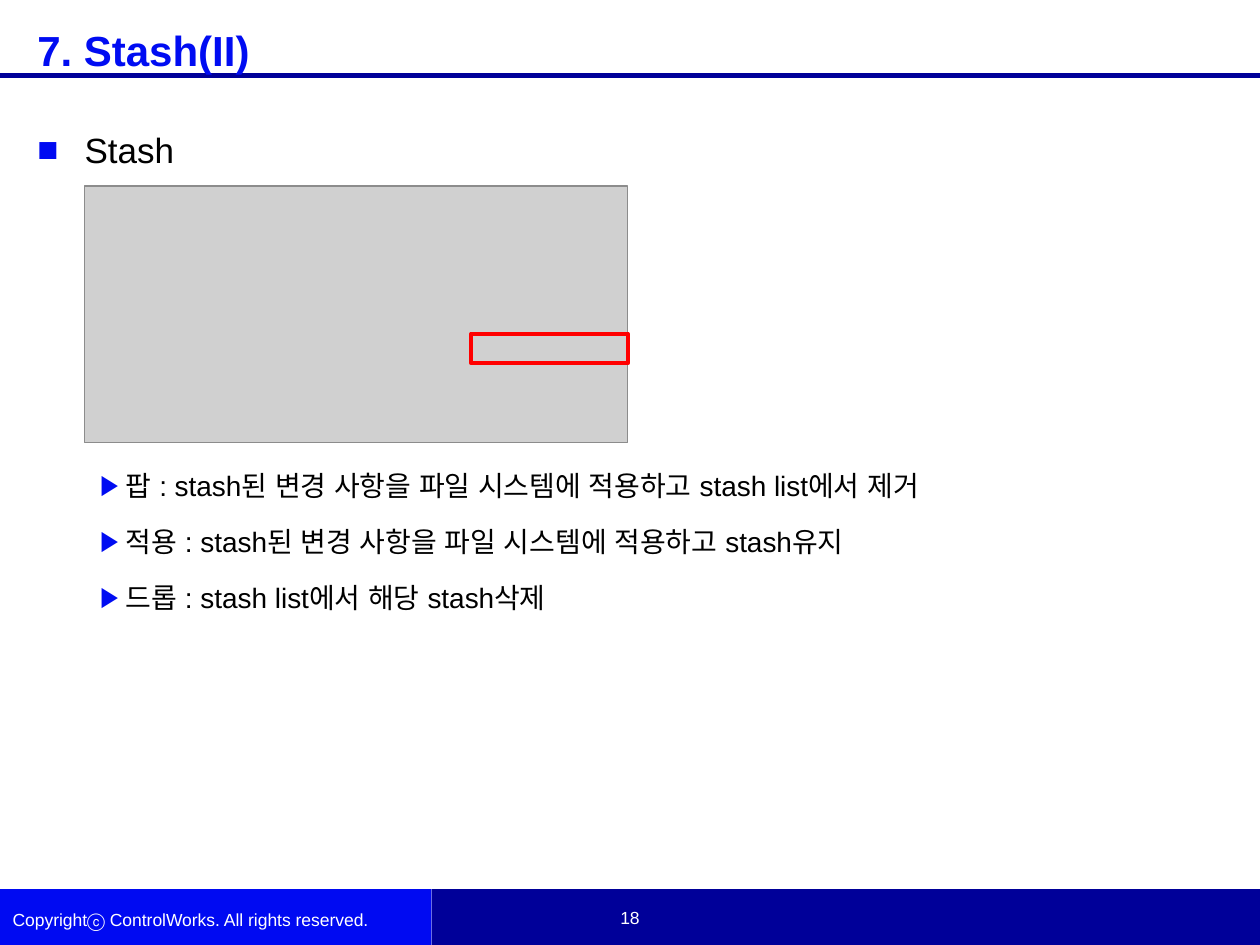
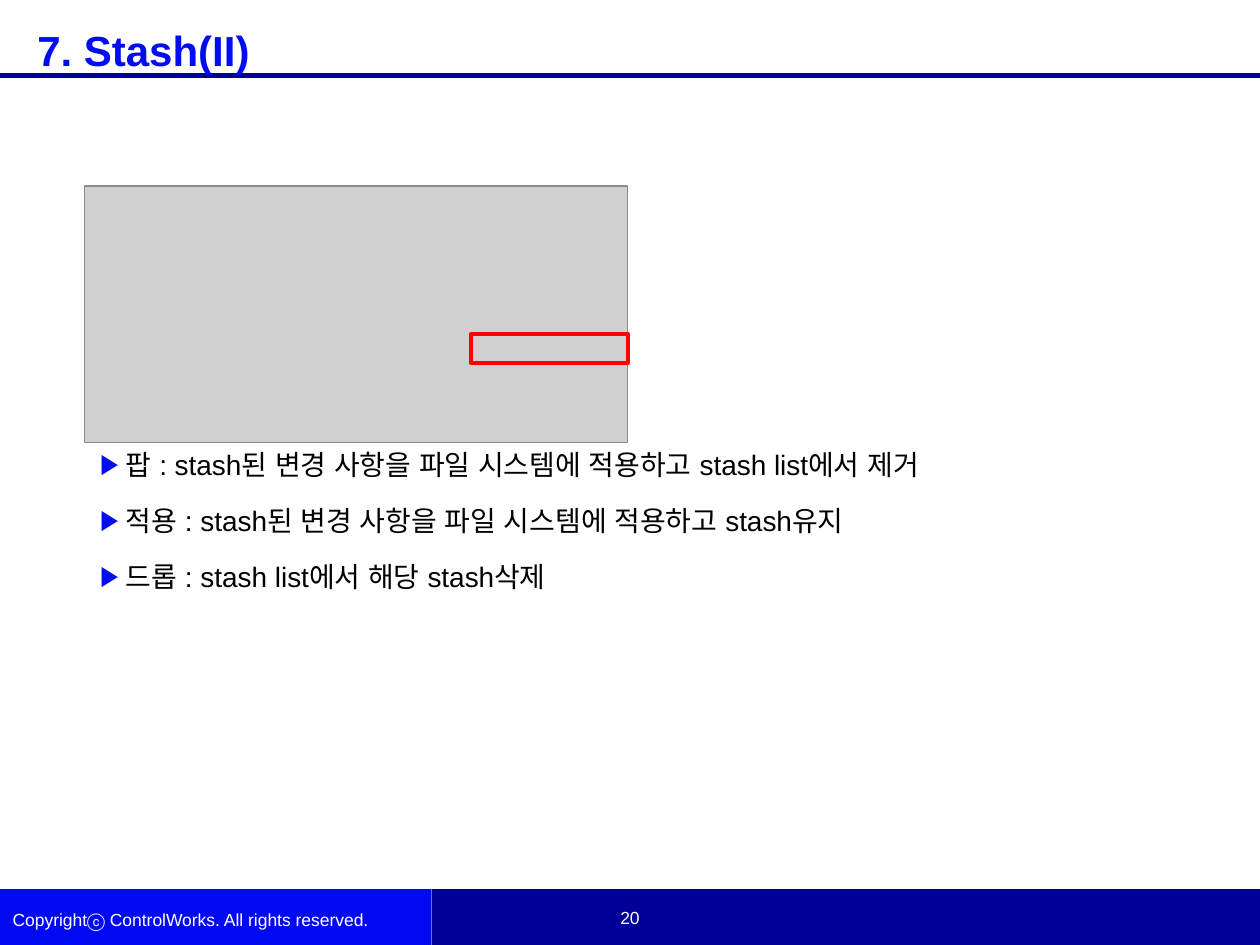
Before and after one commit to woojinKwon/kwj6355, a slide deck: slide 20 of Simulink Source Control.pptx (slide 18 before the commit). Drawn at 1260x945 pixels with LibreOffice and Linux fonts; fonts in the diff are those of the drawing; grey boxes stand for pictures; background and template pictures are left out. Boxes give left, top, right and bottom in pixels: in the first picture for what was removed or moved away, otherwise in the second. Text is boxed around its words. In the diff, an @@ line names an element or a change of style, - is before the commit and + after.

```diff
--- a/Simulink Source Control.pptx
+++ b/Simulink Source Control.pptx
@@ text at <box>85,137,175,164</box>: paragraph removed @@
-■ Stash
@@ page number at <box>619,913,640,924</box>: text changed @@
-18
+20
@@ page number at <box>620,911,639,924</box>: text changed @@
-18
+20
```
Also in this commit, not shown: 12 other slides changed, 3 slides added.
